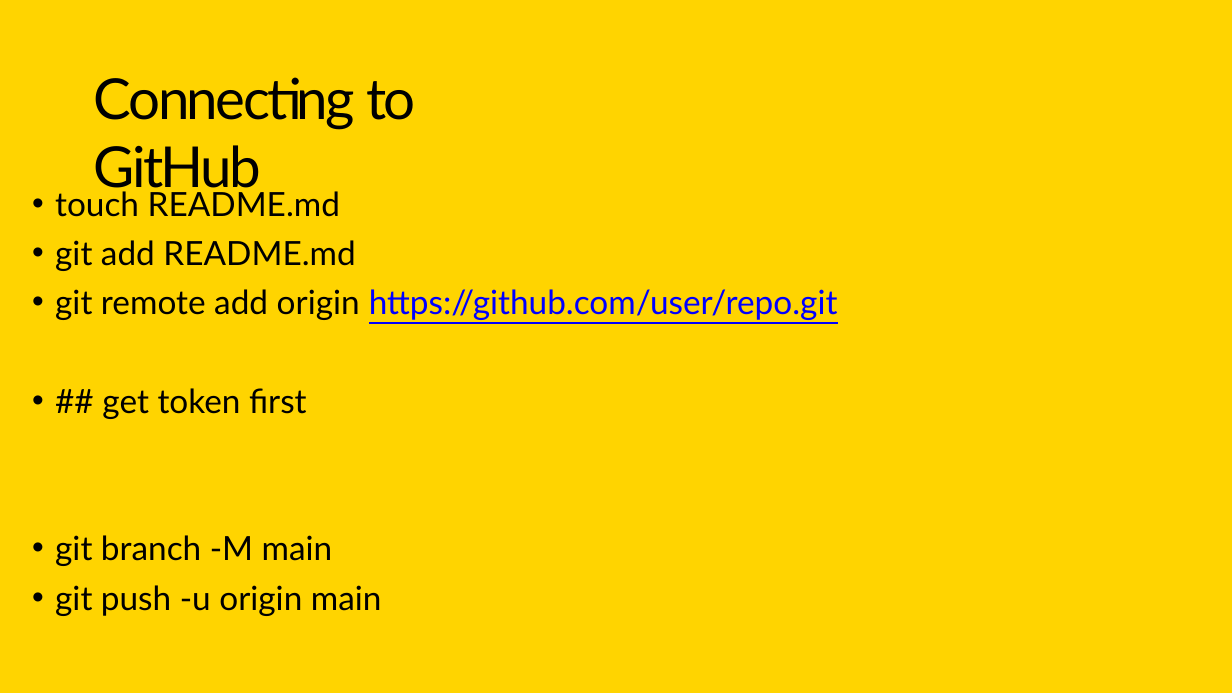
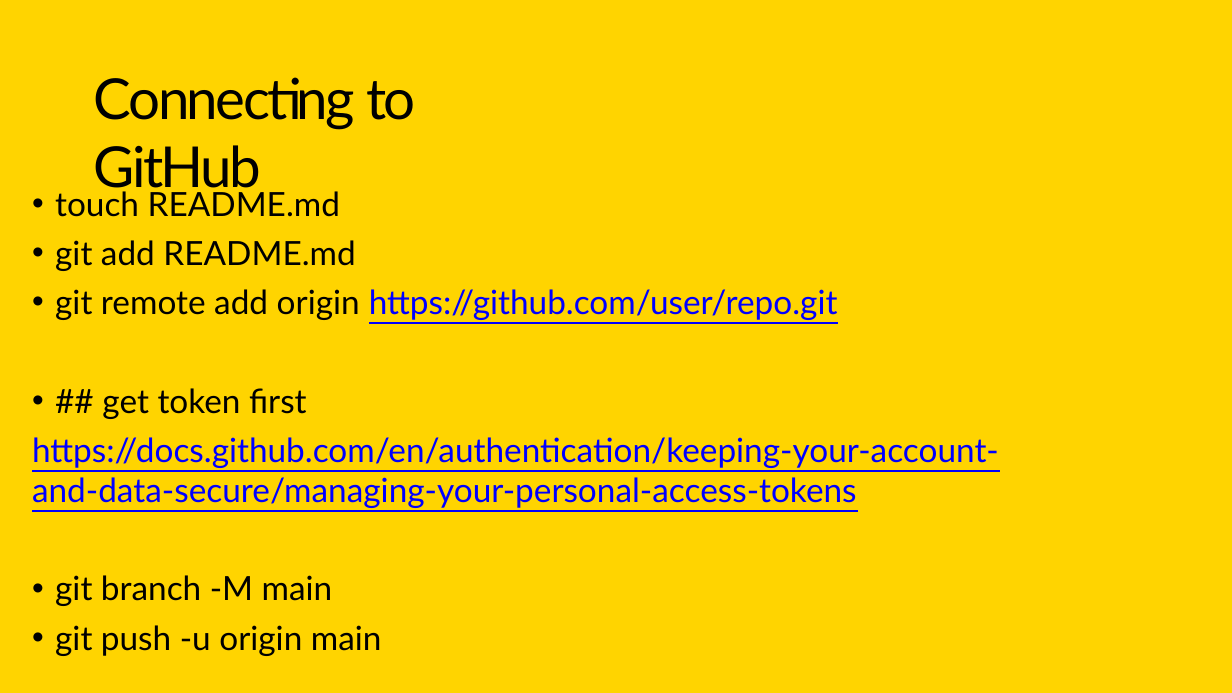
Before and after one commit to elcarrillo/computational_bootcamp_material, a slide deck: slide 41 of day 7 - github/git_github.pptx (slide 40 before the commit). Drawn at 1232x693 pixels with LibreOffice and Linux fonts; fonts in the diff are those of the drawing. Boxes give left, top, right and bottom in pixels: in the first picture for what was removed or moved away, otherwise in the second. Text is boxed around its words. In the diff, an @@ line names an element or a change of style, - is before the commit and + after.

```diff
--- a/day 7 - github/git_github.pptx
+++ b/day 7 - github/git_github.pptx
@@ text at (32,437,999,508): paragraph added @@
+https://docs.github.com/en/authentication/keeping-your-account-and-data-secure/managing-your-personal-access-tokens
```
Also in this commit, not shown: 4 other slides changed, 1 slide added, 4 other files.
